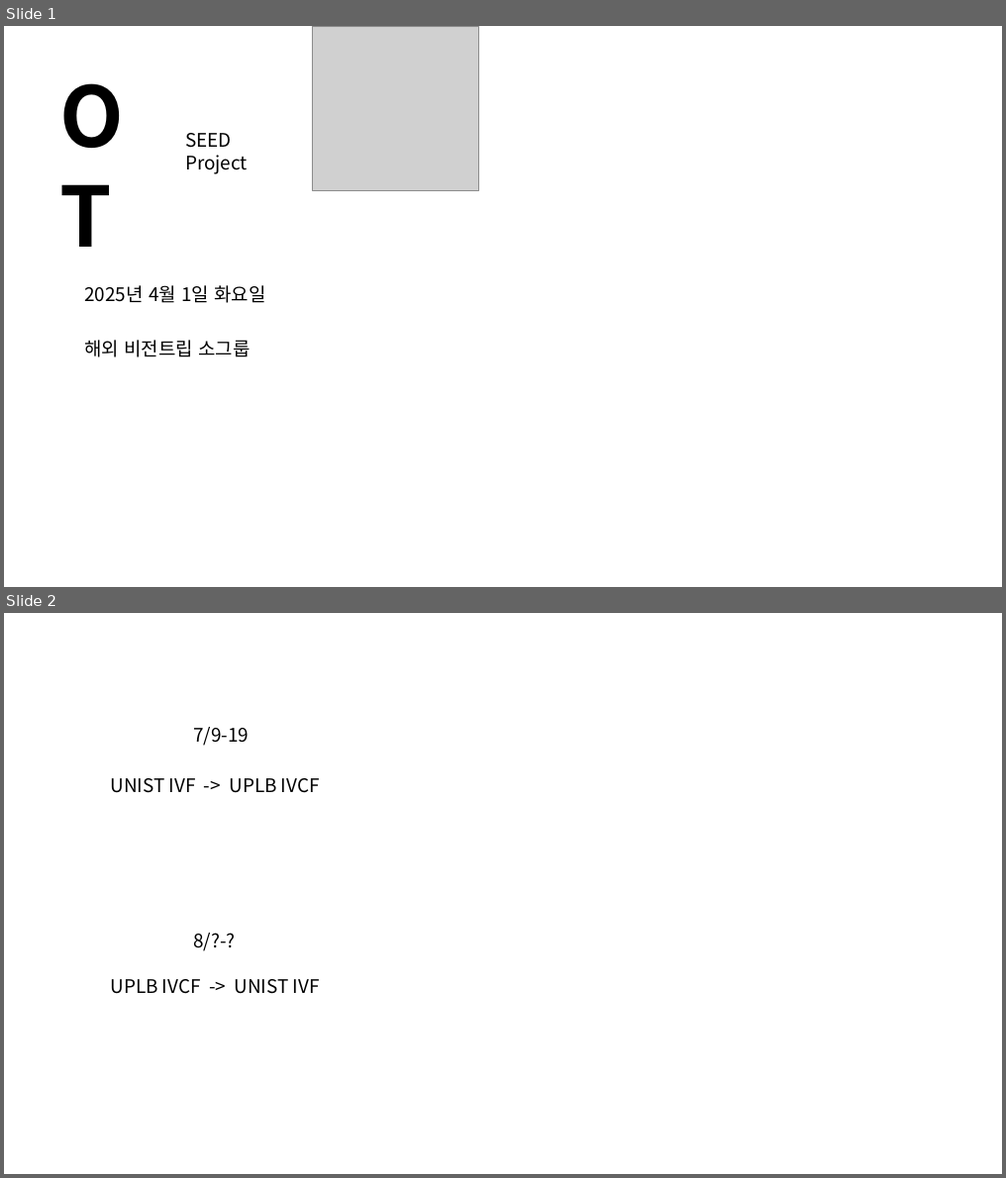
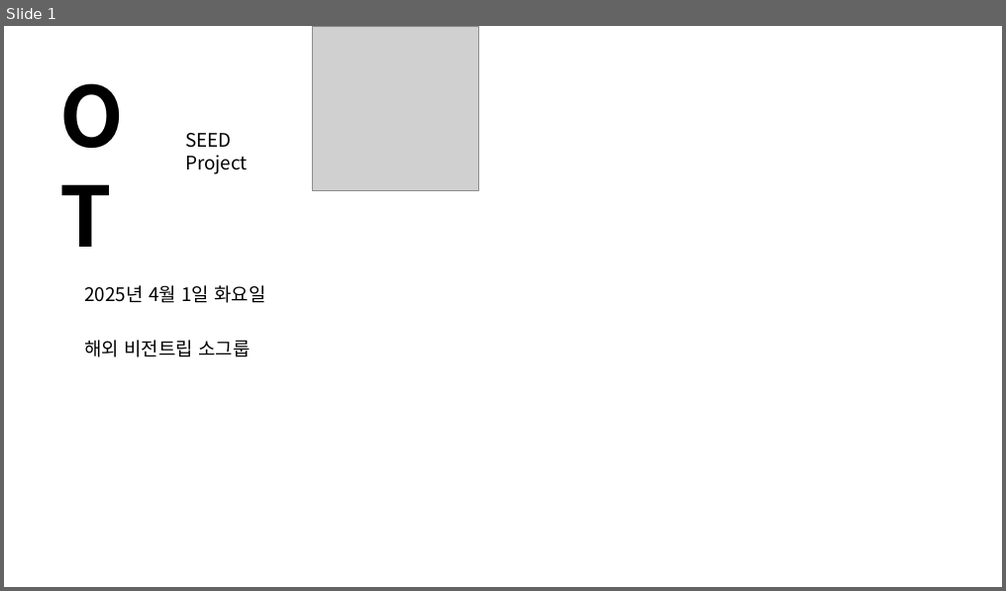
Before and after one commit to 51SB-ANTIMONY/2025-1_UNISTIVF-SEED, a slide deck: PPT/week5_필리핀 친구들 맞이할 준비하기_20250401.pptx. Shown one above the other, each under a label of ours: slides 1 and 2 before the commit, slide 1 after it. The pictures are 1006x1178 and 1006x591 pixels, drawn with LibreOffice and Linux fonts; fonts in the diff are those of the drawing; grey boxes stand for pictures. Boxes give left, top, right and bottom in pixels: in the first picture for what was removed or moved away, otherwise in the second. Text is boxed around its words. In the diff, an @@ line names an element or a change of style, - is before the commit and + after.

```diff
--- a/PPT/week5_필리핀 친구들 맞이할 준비하기_20250401.pptx
+++ b/PPT/week5_필리핀 친구들 맞이할 준비하기_20250401.pptx
@@ slide 2 removed at [4,613,1002,1174], background #FFFFFF @@
@@ text removed at [193,727,249,746] @@
-7/9-19
@@ text removed at [110,778,320,793] @@
-UNIST IVF -> UPLB IVCF
@@ text removed at [193,933,235,952] @@
-8/?-?
@@ text removed at [110,979,320,994] @@
-UPLB IVCF -> UNIST IVF
```
Also in this commit, not shown: 4 slides added.
